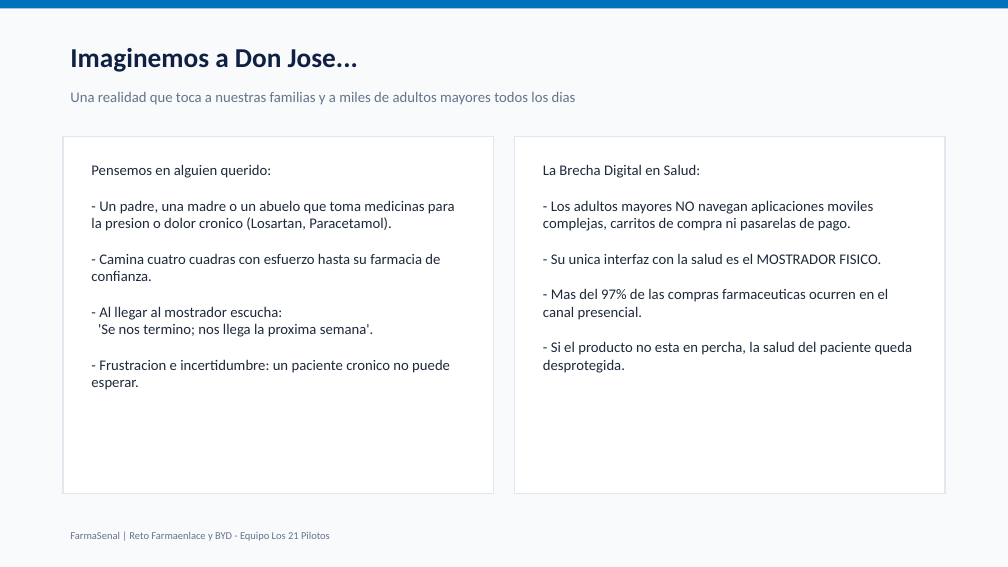
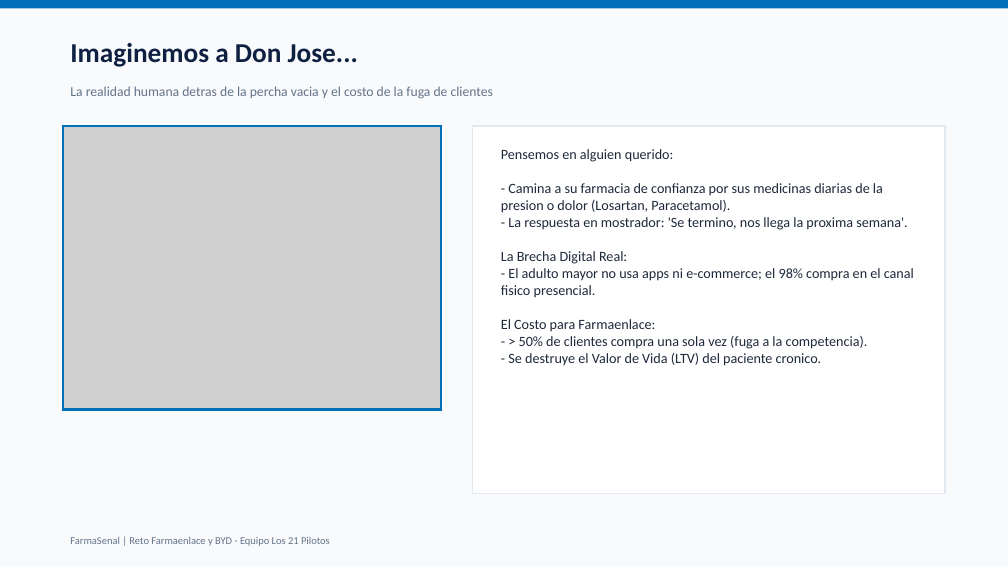
Before and after one commit to alfonso1031/Hackathon-ConnectatVentures-2026-Los21Pilotos, a slide deck: slide 2 of docs/FarmaSenal_Pitch_Presentacion.pptx. Drawn at 1008x567 pixels with LibreOffice and Linux fonts; fonts in the diff are those of the drawing; grey boxes stand for pictures. Boxes give left, top, right and bottom in pixels: in the first picture for what was removed or moved away, otherwise in the second. Text is boxed around its words. In the diff, an @@ line names an element or a change of style, - is before the commit and + after.

```diff
--- a/docs/FarmaSenal_Pitch_Presentacion.pptx
+++ b/docs/FarmaSenal_Pitch_Presentacion.pptx
@@ text "Imaginemos a Don Jose...": place and size @@
-text "Imaginemos a Don Jose..." at [70, 48, 358, 72]
+text "Imaginemos a Don Jose..." at [70, 43, 358, 67]
@@ text at [70, 86, 493, 99]: text changed; size 14 to 13 pt @@
-Una realidad que toca a nuestras familias y a miles de adultos mayores todos los dias
+La realidad humana detras de la percha vacia y el costo de la fuga de clientes
@@ rectangle: place and size @@
-rectangle at [63, 137, 493, 494]
+rectangle at [63, 126, 441, 410]
@@ rectangle at [63, 126, 441, 410]: fill #FFFFFF to none; outline #E2E8F0 1.5 pt to #0070BA 2 pt @@
@@ picture added at [63, 126, 441, 410] @@
@@ rectangle: place and size @@
-rectangle at [515, 137, 945, 494]
+rectangle at [473, 126, 945, 494]
@@ text added at [501, 149, 914, 366], 13.5 pt, text #1E293B @@
+Pensemos en alguien querido:
+- Camina a su farmacia de confianza por sus medicinas diarias de la presion o dolor (Losartan, Paracetamol).
+- La respuesta en mostrador: 'Se termino, nos llega la proxima semana'.
+La Brecha Digital Real:
+- El adulto mayor no usa apps ni e-commerce; el 98% compra en el canal fisico presencial.
+El Costo para Farmaenlace:
+- > 50% de clientes compra una sola vez (fuga a la competencia).
+- Se destruye el Valor de Vida (LTV) del paciente cronico.
@@ text removed at [91, 164, 455, 390] @@
-Pensemos en alguien querido:
-- Un padre, una madre o un abuelo que toma medicinas para la presion o dolor cronico (Losartan, Paracetamol).
-- Camina cuatro cuadras con esfuerzo hasta su farmacia de confianza.
-- Al llegar al mostrador escucha:
-'Se nos termino; nos llega la proxima semana'.
-- Frustracion e incertidumbre: un paciente cronico no puede esperar.
@@ text removed at [543, 164, 913, 373] @@
-La Brecha Digital en Salud:
-- Los adultos mayores NO navegan aplicaciones moviles complejas, carritos de compra ni pasarelas de pago.
-- Su unica interfaz con la salud es el MOSTRADOR FISICO.
-- Mas del 97% de las compras farmaceuticas ocurren en el canal presencial.
-- Si el producto no esta en percha, la salud del paciente queda desprotegida.
@@ text "FarmaSenal | Reto Farmaenlace y ...": place and size @@
-text "FarmaSenal | Reto Farmaenlace y ..." at [70, 532, 330, 541]
+text "FarmaSenal | Reto Farmaenlace y ..." at [70, 537, 330, 546]
```
Also in this commit, not shown: 5 other slides changed, 2 slides removed, 3 other files.
